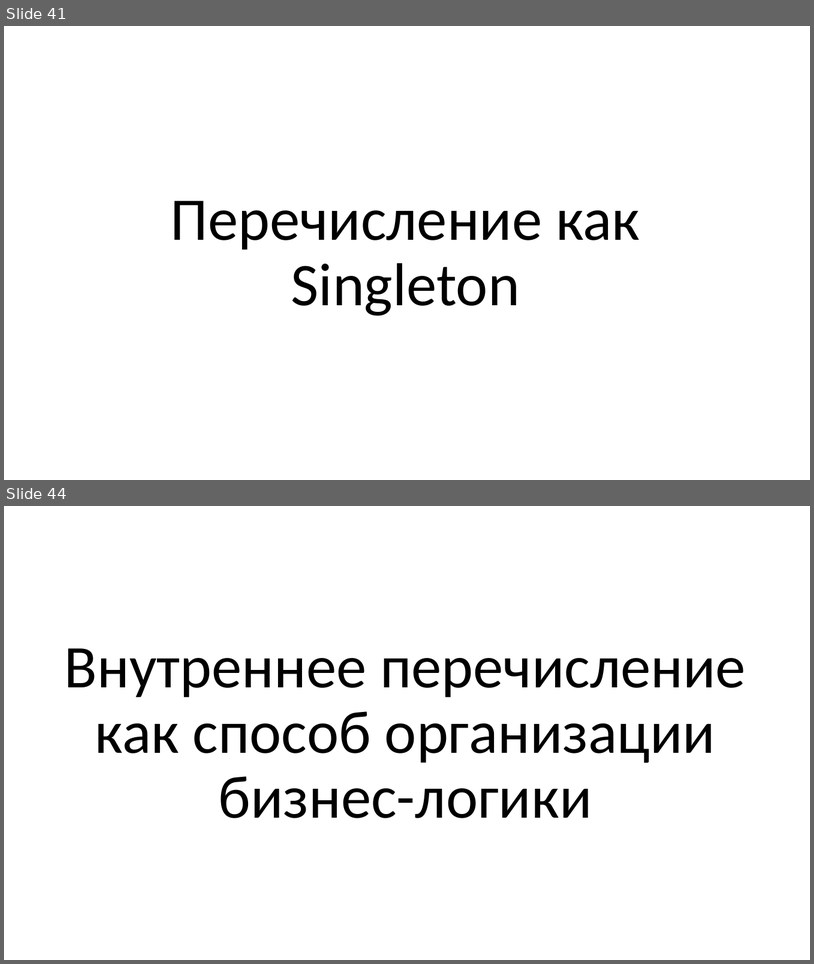
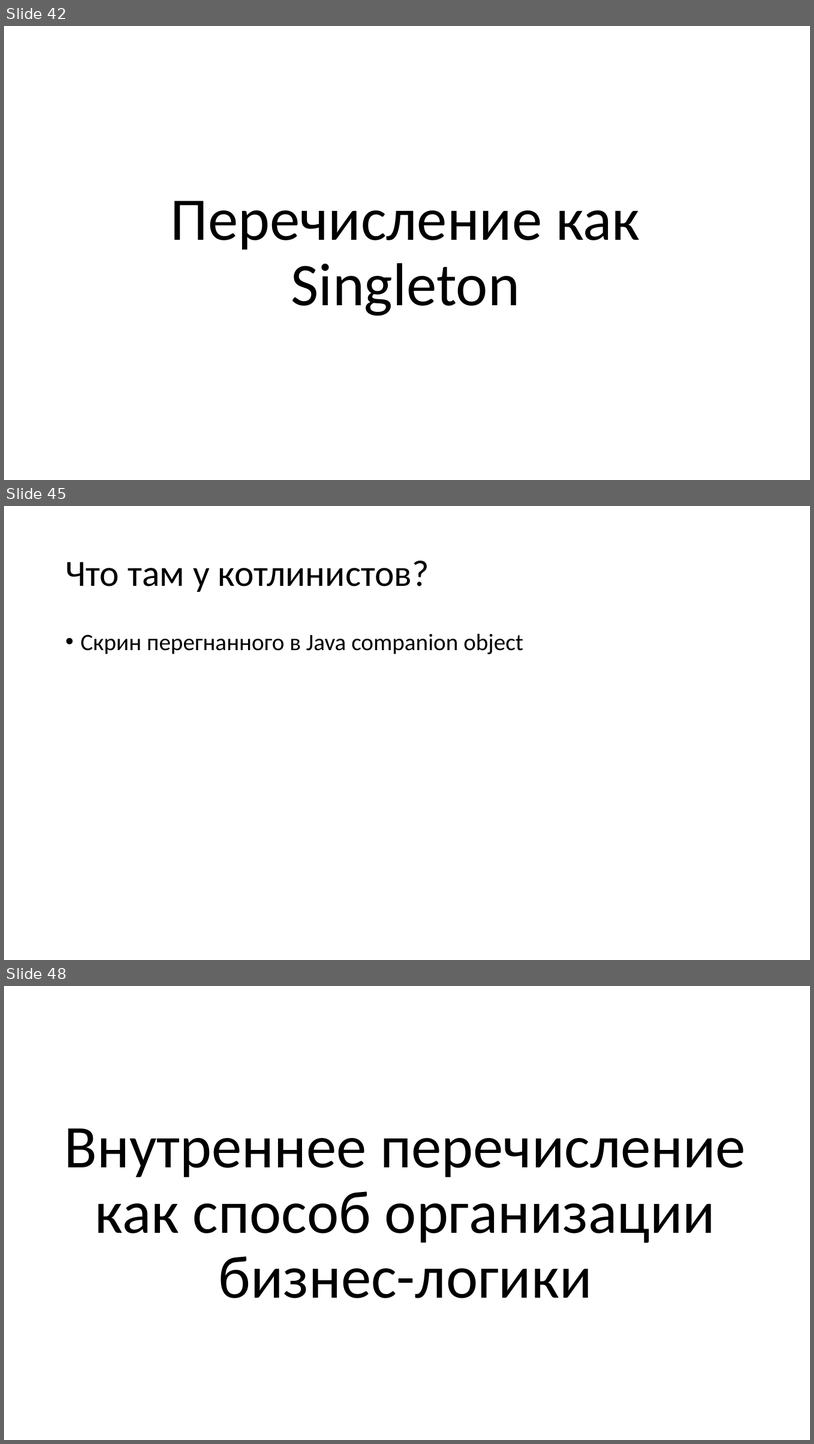
Before and after one commit to Boiarshinov/enums, a slide deck: docs/presentation.pptx. Shown one above the other, each under a label of ours: slides 41 and 44 before the commit, slides 42, 45 and 48 after it; the slides between them are not shown. The pictures are 814x964 and 814x1444 pixels, drawn with LibreOffice and Linux fonts; fonts in the diff are those of the drawing. Boxes give left, top, right and bottom in pixels: in the first picture for what was removed or moved away, otherwise in the second. Text is boxed around its words. In the diff, an @@ line names an element or a change of style, - is before the commit and + after.

```diff
--- a/docs/presentation.pptx
+++ b/docs/presentation.pptx
@@ slide 45 added at bbox=[4, 506, 810, 960], background #FFFFFF @@
@@ title added at bbox=[65, 561, 429, 592], 44 pt, text #000000 @@
+Что там у котлинистов?
@@ text added at bbox=[81, 633, 524, 654], 28 pt, text #000000 @@
+• Скрин перегнанного в Java companion object
@@ what was slide 41 is now slide 42 @@
@@ what was slide 44 is now slide 48 @@
```
Also in this commit, not shown: 8 slides changed, 6 other slides added, 3 slides removed.
